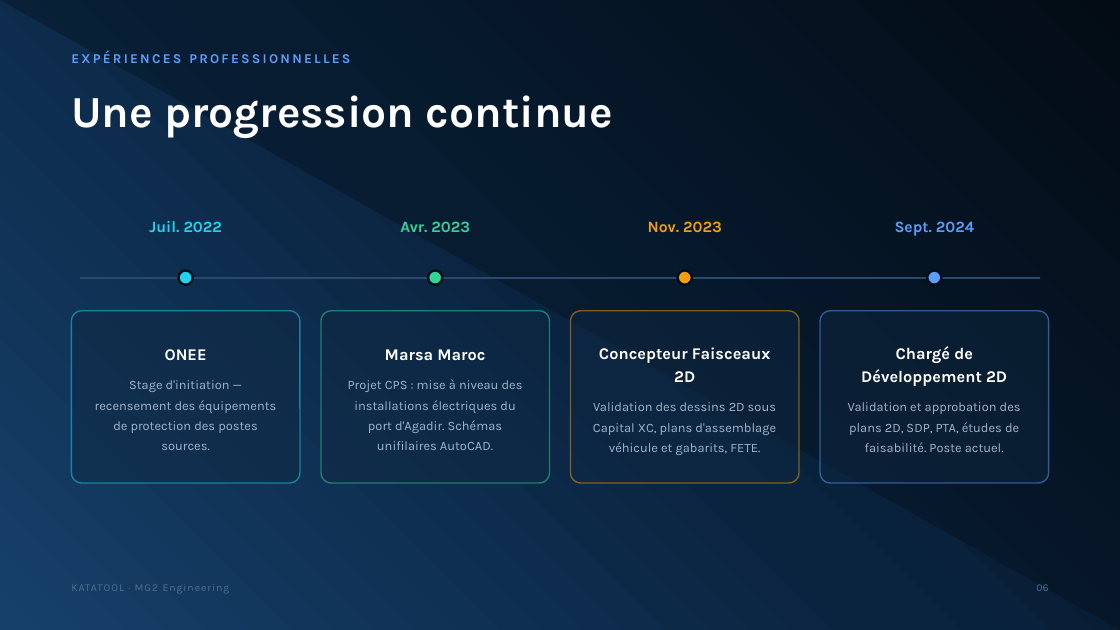
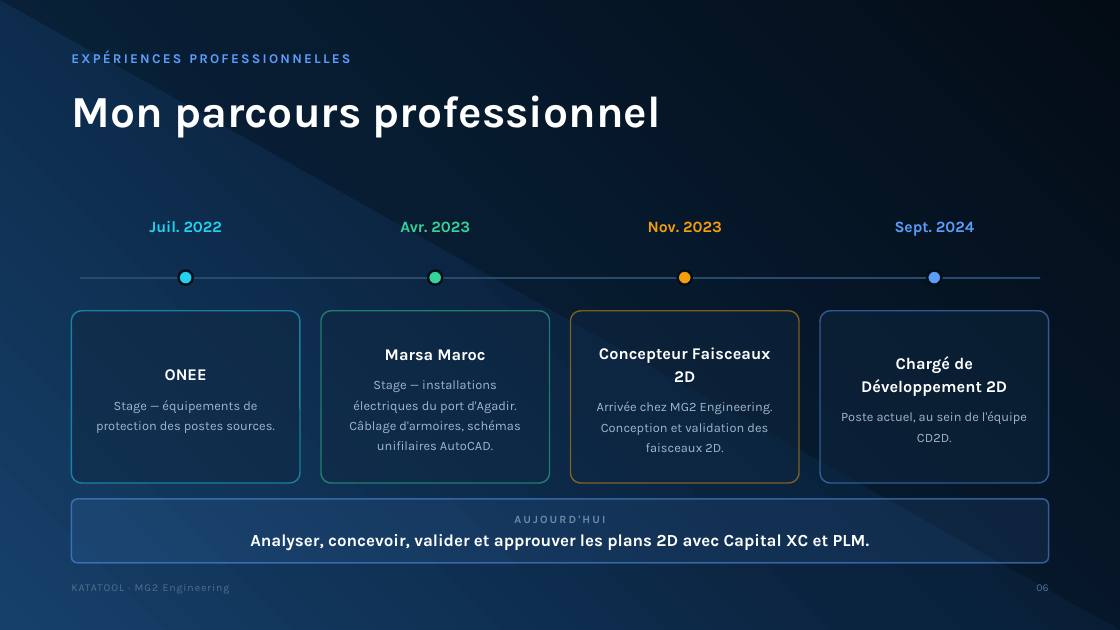
Before and after one commit to OUBELLA22/PLM, a slide deck: slide 6 of soutenance/KATATOOL_Soutenance_Youssef_OUBELLA.pptx. Drawn at 1120x630 pixels with LibreOffice and Linux fonts; fonts in the diff are those of the drawing. Boxes give left, top, right and bottom in pixels: in the first picture for what was removed or moved away, otherwise in the second. Text is boxed around its words. In the diff, an @@ line names an element or a change of style, - is before the commit and + after.

Commit message:
Chapitre 01 refondu : parcours academique sur la diapo 4, MG2 sur la diapo 6, nouvelle diapo 8 'Mon evolution chez MG2'
- Diapo 4 : identite + parcours academique (2018 / 2021 / 2023)
- Diapo 5 : diplomes detailles, devient une diapo de reserve
- Diapo 6 : arrivee chez MG2 + bandeau des missions actuelles
- Diapo 7 : competences (deplacees depuis la 8)
- Diapo 8 : NOUVELLE - innovation, accompagnement, formations, puis le constat
- Discours reecrit : 965 mots -> 7 min 58 s, chapitre 02 raccourci de moitie

```diff
--- a/soutenance/KATATOOL_Soutenance_Youssef_OUBELLA.pptx
+++ b/soutenance/KATATOOL_Soutenance_Youssef_OUBELLA.pptx
@@ text at (71,95,661,138): text changed @@
-Une progression continue
+Mon parcours professionnel
@@ text in rounded rectangle at (349,380,521,450): text changed @@
-Projet CPS : mise à niveau des installations électriques du port d'Agadir. Schémas unifilaires AutoCAD.
+Stage — installations électriques du port d'Agadir. Câblage d'armoires, schémas unifilaires AutoCAD.
@@ text in rounded rectangle at (96,400,274,433): text changed @@
-Stage d'initiation — recensement des équipements de protection des postes sources.
+Stage — équipements de protection des postes sources.
@@ text in rounded rectangle at (597,401,773,452): text changed @@
-Validation des dessins 2D sous Capital XC, plans d'assemblage véhicule et gabarits, FETE.
+Arrivée chez MG2 Engineering. Conception et validation des faisceaux 2D.
@@ text in rounded rectangle at (841,411,1027,442): text changed @@
-Validation et approbation des plans 2D, SDP, PTA, études de faisabilité. Poste actuel.
+Poste actuel, au sein de l'équipe CD2D.
@@ rounded rectangle added at (71,499,1049,563), fill #5B9DF9 at 10% opacity, outline #5B9DF9 1.3 pt, 14.5 pt, text #FFFFFF, bold @@
+AUJOURD'HUI
+Analyser, concevoir, valider et approuver les plans 2D avec Capital XC et PLM.
```
Also in this commit, not shown: 2 other slides changed, 2 slides added, 2 slides removed, 3 other files.
